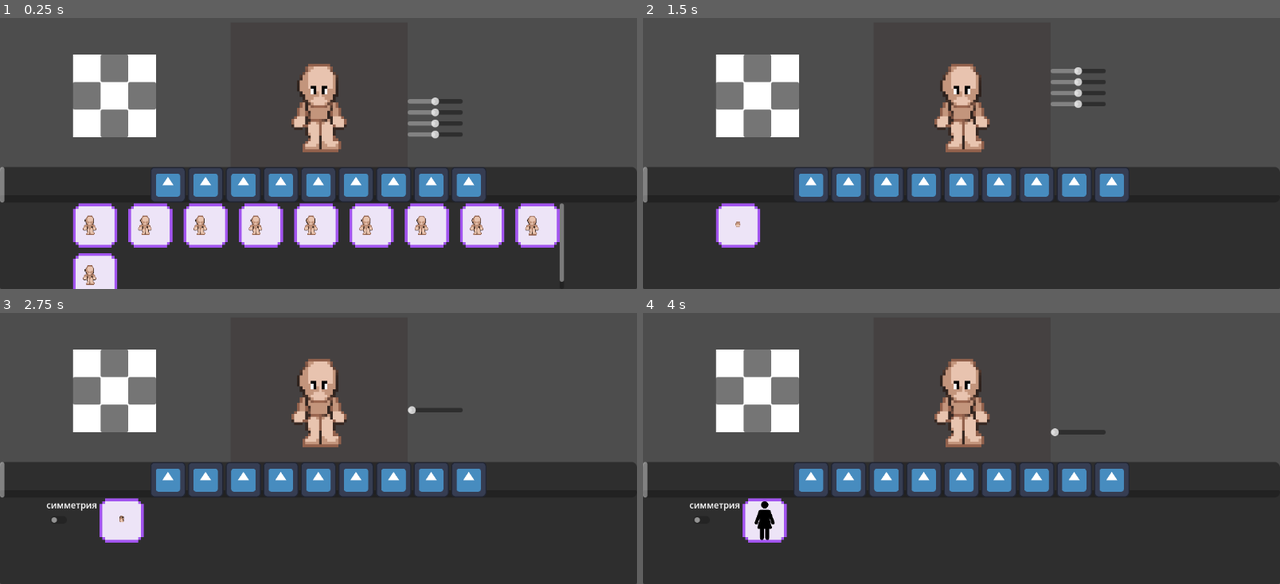
Above: before the commit, frames 1-4 (two rows, left to right).
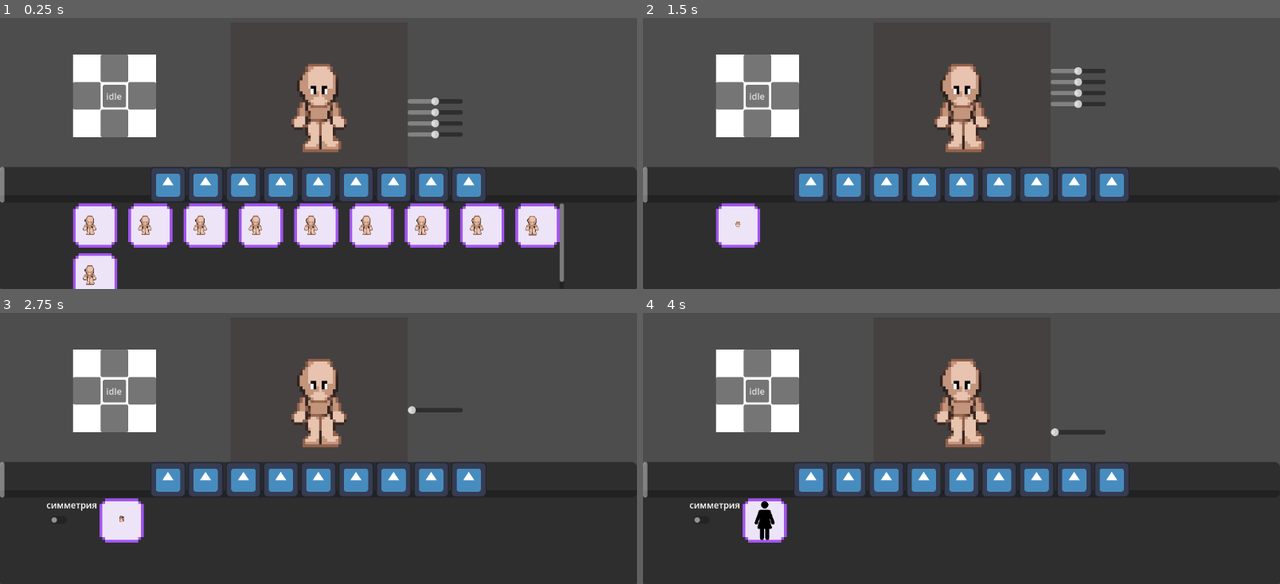
Above: after the commit, the same moments.

Repository: p1petto/CharacterMakerNew
Game: Godot game, scene res://Scenes/maker.tscn
The game is run twice, just before and just after one commit, with the same random seed, the same clock (stepped at 60 frames per second) and the same inputs. The engine's default icon, where the game draws it, is replaced by a stand-in: a white triangle on a blue panel in a dark square.
Inputs (mouse positions are in pixels of both pictures, inside the frame that each line leads up to):
- Up to frame 1 (0.25 s): no input
- Up to frame 2 (1.5 s): click (808, 186) at 0.5 s; click (846, 186) at 1.27 s
- Up to frame 3 (2.75 s): click (242, 481) at 2.02 s
- Up to frame 4 (4 s): click (923, 481) at 2.77 s; click (961, 481) at 3.52 s

The runs differ from the first frame. In frame 1, 0.3% of the frame differs, in the area x 16-20%, y 24-34%; in frame 2, 0.3%; in frame 3, 0.3%; in frame 4, 0.3%.

Commit message:
added: Кнопка контроля анимации

Diff:
--- a/Global.gd
+++ b/Global.gd
@@ -1,6 +1,7 @@
 extends Node
 
 var current_dir = "down"
+var current_animation = "idle"
 
 # Called when the node enters the scene tree for the first time.
 func _ready() -> void:
--- a/Scenes/maker.tscn
+++ b/Scenes/maker.tscn
@@ -22,6 +22,7 @@
 [ext_resource type="Resource" uid="uid://xb00p14w71s4" path="res://Resources/CatalogItems/StaticElement/Eyes/Eye1/RightEye/RightEye.tres" id="17_nc5m7"]
 [ext_resource type="Resource" uid="uid://iu27d1bg1axf" path="res://Resources/CatalogItems/Accessories/Bow.tres" id="20_emeal"]
 [ext_resource type="Resource" uid="uid://cww0wllumgai8" path="res://Resources/CatalogItems/Accessories/Glass.tres" id="21_adrnn"]
+[ext_resource type="Script" path="res://Scripts/UI/animation_controller.gd" id="23_b4y1g"]
 [ext_resource type="PackedScene" uid="uid://b2omgn2er4084" path="res://Scenes/UI/accessorie_panel.tscn" id="23_dbin5"]
 
 [sub_resource type="ViewportTexture" id="ViewportTexture_1urqw"]
@@ -260,7 +261,7 @@
 offset_right = 282.0
 offset_bottom = 373.0
 
-[node name="Down" parent="UI/DirectionButtons" instance=ExtResource("8_sklk8")]
+[node name="Down" parent="UI/DirectionButtons" groups=["DirectionButton"] instance=ExtResource("8_sklk8")]
 layout_mode = 1
 anchors_preset = 7
 anchor_left = 0.5
@@ -274,7 +275,7 @@
 grow_horizontal = 2
 grow_vertical = 0
 
-[node name="Right" parent="UI/DirectionButtons" instance=ExtResource("8_sklk8")]
+[node name="Right" parent="UI/DirectionButtons" groups=["DirectionButton"] instance=ExtResource("8_sklk8")]
 layout_mode = 1
 anchors_preset = 6
 anchor_left = 1.0
@@ -289,7 +290,7 @@
 grow_vertical = 2
 direction = "right"
 
-[node name="Top" parent="UI/DirectionButtons" instance=ExtResource("8_sklk8")]
+[node name="Top" parent="UI/DirectionButtons" groups=["DirectionButton"] instance=ExtResource("8_sklk8")]
 layout_mode = 1
 anchors_preset = 5
 anchor_left = 0.5
@@ -301,7 +302,7 @@
 grow_horizontal = 2
 direction = "top"
 
-[node name="Left" parent="UI/DirectionButtons" instance=ExtResource("8_sklk8")]
+[node name="Left" parent="UI/DirectionButtons" groups=["DirectionButton"] instance=ExtResource("8_sklk8")]
 layout_mode = 1
 anchors_preset = 4
 anchor_top = 0.5
@@ -313,7 +314,18 @@
 grow_vertical = 2
 direction = "left"
 
+[node name="AnimationController" type="Button" parent="UI/DirectionButtons"]
+layout_mode = 0
+offset_left = 54.0
+offset_top = 55.0
+offset_right = 96.0
+offset_bottom = 96.0
+text = "idle"
+script = ExtResource("23_b4y1g")
+
 [node name="AccessoriePanel" parent="UI" instance=ExtResource("23_dbin5")]
 
 [node name="Camera2D" type="Camera2D" parent="."]
 position = Vector2(577, 325)
+
+[connection signal="button_up" from="UI/DirectionButtons/AnimationController" to="UI/DirectionButtons/AnimationController" method="_on_button_up"]
--- /dev/null
+++ b/Scripts/UI/animation_controller.gd
@@ -0,0 +1,14 @@
+extends Button
+
+var animation_states = ["idle", "walk", "attack"]
+
+# Called when the node enters the scene tree for the first time.
+func _ready() -> void:
+	text = Global.current_animation
+
+
+func _on_button_up() -> void:
+	var current_index = animation_states.find(Global.current_animation)
+	print("index animation = ", current_index)
+	Global.current_animation = animation_states[(current_index + 1) % animation_states.size()]
+	text = Global.current_animation
--- a/Scripts/character.gd
+++ b/Scripts/character.gd
@@ -5,7 +5,7 @@
 @onready var body_static_elements = $"Body/Polygon2D"
 
 @onready var catallog = $"../../../UI/Catalog/CatalogContainer"
-@onready var direction_controller = $"../../../UI/DirectionButtons"
+@onready var button_container = $"../../../UI/DirectionButtons"
 @onready var head = $Head
 
 var cur_dir = "down"
@@ -13,8 +13,9 @@
 signal direction_change_sliders
 
 func _ready() -> void:
-	for button in direction_controller.get_children():
-		button.direction_changed.connect(_on_direction_changed)
+	for button in button_container.get_children():
+		if button.is_in_group("DirectionButton"):
+			button.direction_changed.connect(_on_direction_changed)
 
 	for element in started_static_elements:
 		var static_element_scene = preload("res://Scenes/static_element.tscn")
--- a/Scripts/maker.gd
+++ b/Scripts/maker.gd
@@ -18,7 +18,3 @@
 	if Input.is_action_just_pressed("ui_accept"):
 		var screen = subviewport.get_texture().get_image()
 		screen.save_png("screenshot.png")
-
-
-func _on_position_controller_button_button_up() -> void:
-	pass # Replace with function body.
Not shown: 1 places in Scenes/maker.tscn that only renumber resources
